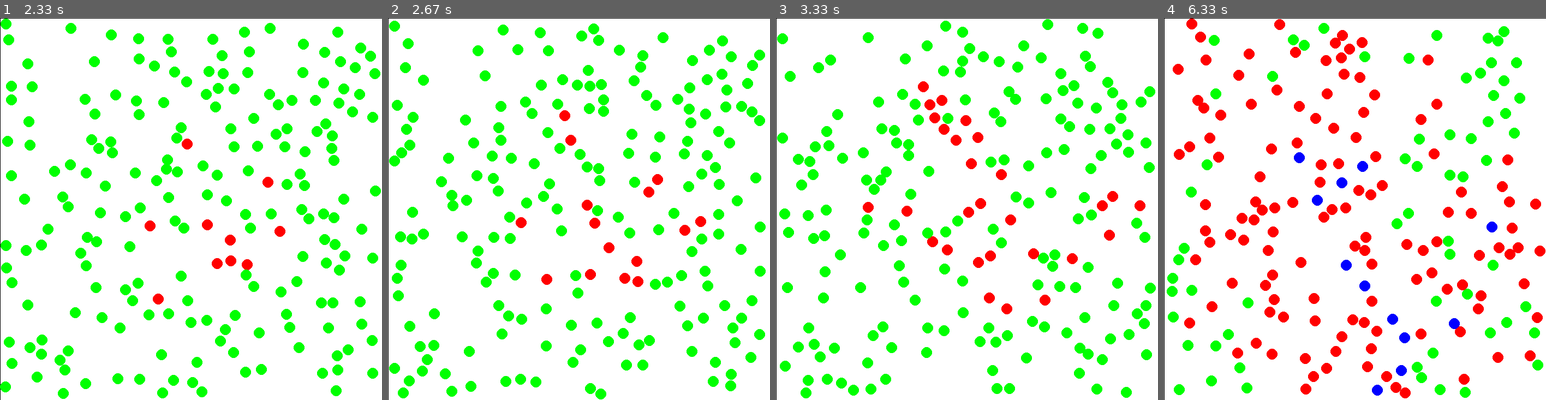
Above: before the commit, frames 1-4 (left to right).
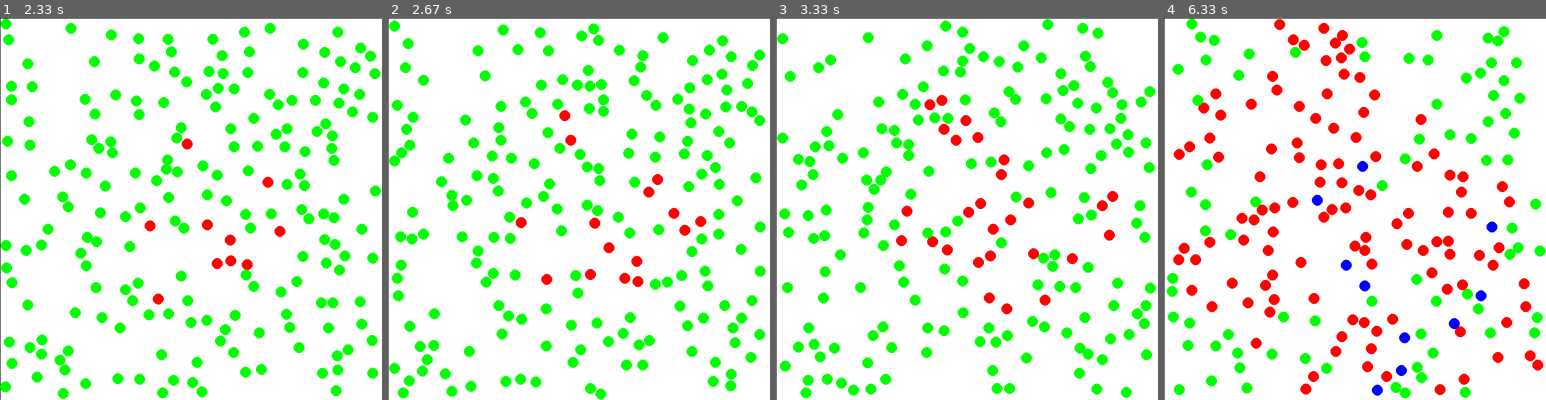
Above: after the commit, the same moments.

Repository: Shivsmk/coding-for-fun-python
Game: pygame game, started from particle_simulation_1/simulator.py
Same seed, same stepped clock (60 frames per second), same inputs: the game is played once before the commit and once after it.
Inputs:
- Up to frame 1 (2.33 s): no input
- Up to frame 2 (2.67 s): no input
- Up to frame 3 (3.33 s): no input
- Up to frame 4 (6.33 s): no input

Frame 1 is identical in both runs. In frame 2, 0.1% of the frame differs, in the area x 50-77%, y 47-53%; in frame 3, 0.6%; in frame 4, 3.8%, in the area x 2-100%, y 0-100%.

Commit message:
13-May 9:20pm Update

Diff:
--- /dev/null
+++ b/excel_python_oop_1/analyzer.py
@@ -0,0 +1,14 @@
+# -*- coding: utf-8 -*-
+"""
+Created on Thu May 13 20:57:57 2021
+@summary: Expirement excel-python integration using OOP concept
+@author: Shiv Muthukumar
+"""
+
+import pandas as pd
+
+df_bank = pd.read_excel(r'bank_statement.xlsx')
+df_item = pd.read_excel(r'item_description.xlsx')
+
+print (df_bank.values.tolist())
+print (df_item.values.tolist())
--- a/particle_simulation_1/simulator.py
+++ b/particle_simulation_1/simulator.py
@@ -3,6 +3,8 @@
 Created on Sat May  8 21:29:07 2021
 @summary: Exporing pymunk with pygame for particle simulations
 @author: Shiv Muthukumar
+@motivation: [https://www.youtube.com/watch?v=yJK5J8a7NFs&t=2070s,
+              https://www.youtube.com/playlist?list=PL_N_kL9gRTm8lh7GxFHh3ym1RXi6I6c50]
 """
 
 import pygame
Not shown, added: excel_python_oop_1/bank_statement.xlsx
Not shown, added: excel_python_oop_1/item_description.xlsx
